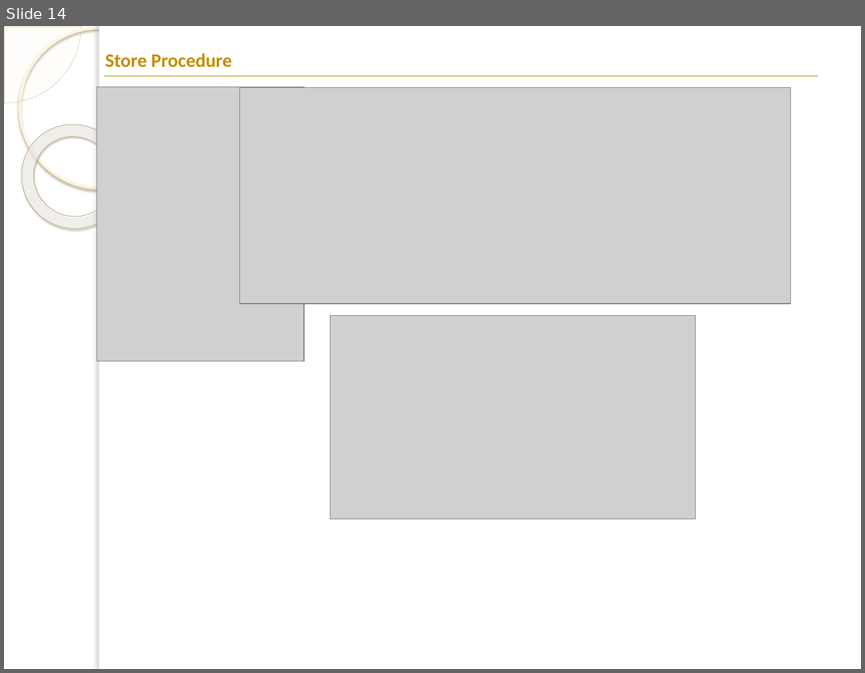
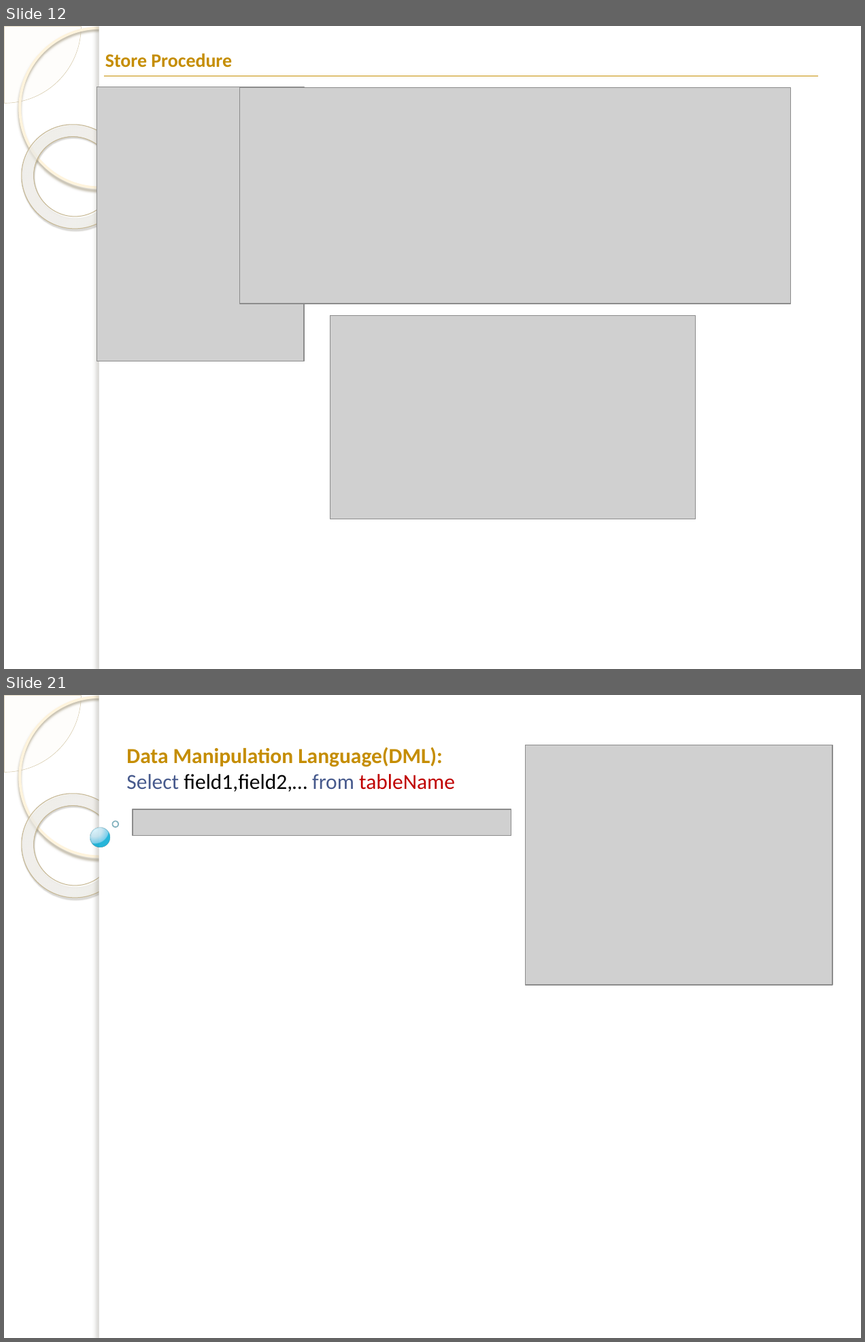
Before and after one commit to mohammadbtc100/courses, a slide deck: Database/DB-lab-2.pptx. Shown one above the other, each under a label of ours: slide 14 before the commit, slides 12 and 21 after it; the slides between them are not shown. The pictures are 865x673 and 865x1342 pixels, drawn with LibreOffice and Linux fonts; fonts in the diff are those of the drawing; grey boxes stand for pictures; background and template pictures are left out. Boxes give left, top, right and bottom in pixels: in the first picture for what was removed or moved away, otherwise in the second. Text is boxed around its words. In the diff, an @@ line names an element or a change of style, - is before the commit and + after.

```diff
--- a/Database/DB-lab-2.pptx
+++ b/Database/DB-lab-2.pptx
@@ slide 21 added at box(4, 695, 861, 1338), background picture (left out); not listed: 5 template elements that a slide beside it also shows @@
@@ text added at box(126, 747, 455, 792), 18 pt, text #C58D01 @@
+Data Manipulation Language(DML):
+Select field1,field2,… from tableName
@@ picture added at box(525, 745, 832, 985) @@
@@ picture added at box(133, 809, 511, 836) @@
@@ ellipse added at box(90, 828, 110, 847), fill gradient #DAF4FF to #C3E3F0 to #6BC7E8 to #00ABD5, outline #308EA5 0.16 pt @@
@@ ellipse added at box(113, 821, 119, 827), outline #318093 1 pt @@
@@ what was slide 14 is now slide 12 @@
```
Also in this commit, not shown: 1 slide changed, 35 other slides added, 11 slides removed.
